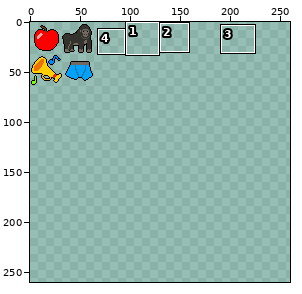
Sprite sheet -- Assets/Image/images_size_32.png. Above: a wide view before the commit, with the close-up outlined.
Close-up. First the earlier version:
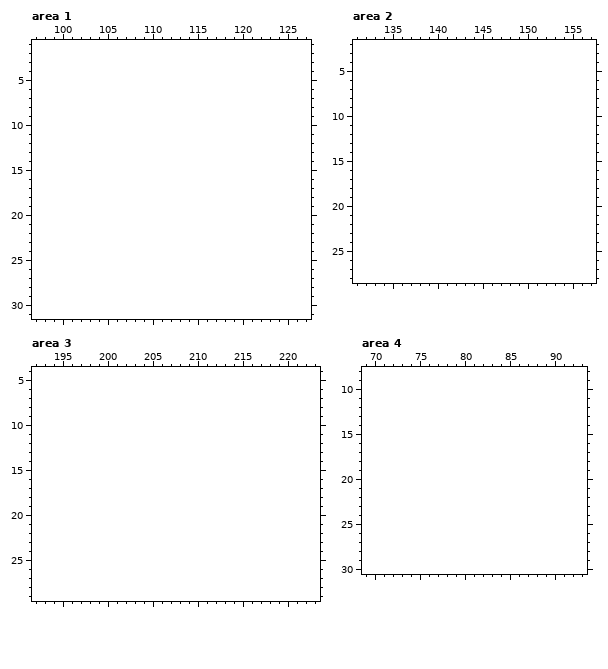
The file is 64x64 pixels. Colours within 5 levels of each other are drawn and written as one. Shown: area 1: x 97..127, y 1..31; area 2: x 131..157, y 2..28; area 3: x 192..223, y 4..29; area 4: x 69..93, y 8..30. The old version is drawn lined up with the new one, on the new canvas. The wide view leaves out empty margins. The commit also changed other parts of the picture, which this record leaves out.
New version:
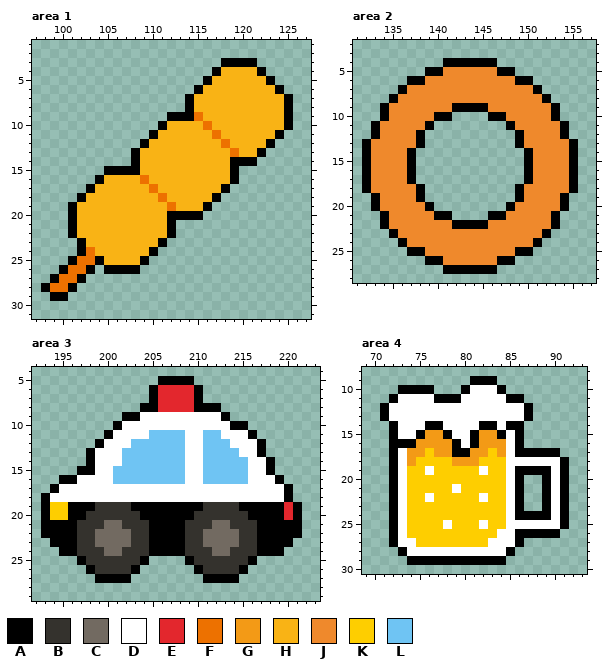
Palette (. is transparent): A #000000  B #34322d  C #726a61  D #ffffff  E #e3272d  F #ed7100  G #f39a16  H #f9b315  J #ef892c  K #fece00  L #6fc4f3
The exact change:
canvas 64x64 -> 960x960
Area 1:
y 3: x 118..121 .... -> AAAA
y 4: x 117..122 ...... -> AHHHHA
y 5: x 116..123 ........ -> AHHHHHHA
y 6: x 115..124 .......... -> AHHHHHHHHA
y 7..8: x 114..125 ............ -> AHHHHHHHHHHA
y 9: x 112..125 .............. -> AAAFHHHHHHHHHA
y 10: x 111..125 ............... -> AHHHHFHHHHHHHHA
y 11: x 110..124 ............... -> AHHHHHHFHHHHHHA
y 12: x 109..123 ............... -> AHHHHHHHHFHHHHA
y 13: x 108..122 ............... -> AHHHHHHHHHHFHHA
y 14: x 108..121 .............. -> AHHHHHHHHHHAAA
y 15: x 105..119 ............... -> AAAAHHHHHHHHHHA
y 16: x 104..119 ................ -> AHHHHFHHHHHHHHHA
y 17: x 103..118 ................ -> AHHHHHHFHHHHHHHA
y 18: x 102..117 ................ -> AHHHHHHHHFHHHHHA
y 19: x 101..116 ................ -> AHHHHHHHHHHFHHHA
y 20: x 101..115 ............... -> AHHHHHHHHHHAAAA
y 21..22: x 101..112 ............ -> AHHHHHHHHHHA
y 23: x 102..111 .......... -> AHHHHHHHHA
y 24: x 102..110 ......... -> AFHHHHHHA
y 25: x 101..109 ......... -> AFFAHHHHA
y 26: x 100..103 .... -> AFFA; x 105..108 .... -> AAAA
y 27: x 99..102 .... -> AFFA
y 28: x 98..101 .... -> AFFA
y 29: x 99..100 .. -> AA
Area 2:
y 4: x 141..146 ...... -> AAAAAA
y 5: x 139..148 .......... -> AAJJJJJJAA
y 6: x 137..150 .............. -> AAJJJJJJJJJJAA
y 7: x 136..151 ................ -> AJJJJJJJJJJJJJJA
y 8: x 135..152 .................. -> AJJJJJJJJJJJJJJJJA
y 9: x 134..153 .................... -> AJJJJJJJAAAAJJJJJJJA
y 10: x 134..141 ........ -> AJJJJJAA; x 146..153 ........ -> AAJJJJJA
y 11: x 133..139 ....... -> AJJJJJA; x 148..154 ....... -> AJJJJJA
y 12: x 133..138 ...... -> AJJJJA; x 149..154 ...... -> AJJJJA
y 13: x 132..138 ....... -> AJJJJJA; x 149..155 ....... -> AJJJJJA
y 14..17: x 132..137 ...... -> AJJJJA; x 150..155 ...... -> AJJJJA
y 18: x 132..138 ....... -> AJJJJJA; x 149..155 ....... -> AJJJJJA
y 19: x 133..138 ...... -> AJJJJA; x 149..154 ...... -> AJJJJA
y 20: x 133..139 ....... -> AJJJJJA; x 148..154 ....... -> AJJJJJA
y 21: x 134..141 ........ -> AJJJJJAA; x 146..153 ........ -> AAJJJJJA
y 22: x 134..153 .................... -> AJJJJJJJAAAAJJJJJJJA
y 23: x 135..152 .................. -> AJJJJJJJJJJJJJJJJA
y 24: x 136..151 ................ -> AJJJJJJJJJJJJJJA
y 25: x 137..150 .............. -> AAJJJJJJJJJJAA
y 26: x 139..148 .......... -> AAJJJJJJAA
y 27: x 141..146 ...... -> AAAAAA
Area 3:
y 5: x 206..209 .... -> AAAA
y 6..7: x 205..210 ...... -> AEEEEA
y 8: x 204..212 ......... -> AAEEEEAAA
y 9: x 202..213 ............ -> AADDDDDDDDDA
y 10: x 201..215 ............... -> ADDDDDDDDDDDDAA
y 11: x 200..216 ................. -> ADDDDLLLLDDLLDDDA
y 12: x 199..217 ................... -> ADDDLLLLLLDDLLLDDDA
y 13: x 198..217 .................... -> ADDDLLLLLLLDDLLLLDDA
y 14: x 198..218 ..................... -> ADDDLLLLLLLDDLLLLLDDA
y 15: x 197..218 ...................... -> AADDLLLLLLLLDDLLLLLDDA
y 16: x 195..219 ......................... -> AADDDDLLLLLLLLDDLLLLLDDDA
y 17: x 194..220 ........................... -> ADDDDDDDDDDDDDDDDDDDDDDDDDA
y 18: x 193..220 ............................ -> ADDDDDDDDDDDDDDDDDDDDDDDDDDA
y 19: x 193..221 ............................. -> AKKAAABBBBAAAAAAAABBBBAAAAAEA
y 20: x 193..221 ............................. -> AKKAABBBBBBAAAAAABBBBBBAAAAEA
y 21: x 193..221 ............................. -> AAAABBBCCBBBAAAABBBCCBBBAAAAA
y 22: x 193..221 ............................. -> AAAABBCCCCBBAAAABBCCCCBBAAAAA
y 23: x 194..220 ........................... -> AAABBCCCCBBAAAABBCCCCBBAAAA
y 24: x 195..219 ......................... -> AABBBCCBBBAAAABBBCCBBBAAA
y 25: x 197..204 ........ -> ABBBBBBA; x 209..216 ........ -> ABBBBBBA
y 26: x 198..203 ...... -> ABBBBA; x 210..215 ...... -> ABBBBA
y 27: x 199..202 .... -> AAAA; x 211..214 .... -> AAAA
Area 4:
y 9: x 81..83 ... -> AAA
y 10: x 73..76 .... -> AAAA; x 80..84 ..... -> ADDDA
y 11: x 72..86 ............... -> ADDDDAAADDDDDAA
y 12..13: x 71..87 ................. -> ADDDDDDDDDDDDDDDA
y 14: x 72..86 ............... -> ADDDAADDDDAADAA
y 15: x 72..86 ............... -> ADDAGGADDAGGADA
y 16: x 72..86 ............... -> AAAGGGGADAGGGDA
y 17: x 72..90 ................... -> ADGGKGGAAGGKGDAAAAA
y 18: x 72..91 .................... -> ADGKKKKGGGKKKDDDDDDA
y 19: x 72..91 .................... -> ADKKDKKKKKDKKDAAAADA
y 20: x 72..86 ............... -> ADKKKKKKKKKKKDA; x 89..91 ... -> ADA
y 21: x 72..86 ............... -> ADKKKKKDKKKKKDA; x 89..91 ... -> ADA
y 22: x 72..86 ............... -> ADKKDKKKKKDKKDA; x 89..91 ... -> ADA
y 23: x 72..86 ............... -> ADKKKKKKKKKKKDA; x 89..91 ... -> ADA
y 24: x 72..91 .................... -> ADKKKKKKKKKKKDAAAADA
y 25: x 72..91 .................... -> ADKKKKDKKKDKKDDDDDDA
y 26: x 72..90 ................... -> ADKKKKKKKKKKDDAAAAA
y 27: x 72..86 ............... -> ADDKKKKKKKKDDDA
y 28: x 73..85 ............. -> ADDDDDDDDDDDA
y 29: x 74..84 ........... -> AAAAAAAAAAA
Pixel boxes of the changes (left, top, right, bottom) in both close-ups:
added: (41, 58, 293, 301)
added: (362, 58, 578, 274)
added: (41, 376, 302, 583)
added: (380, 376, 569, 565)
